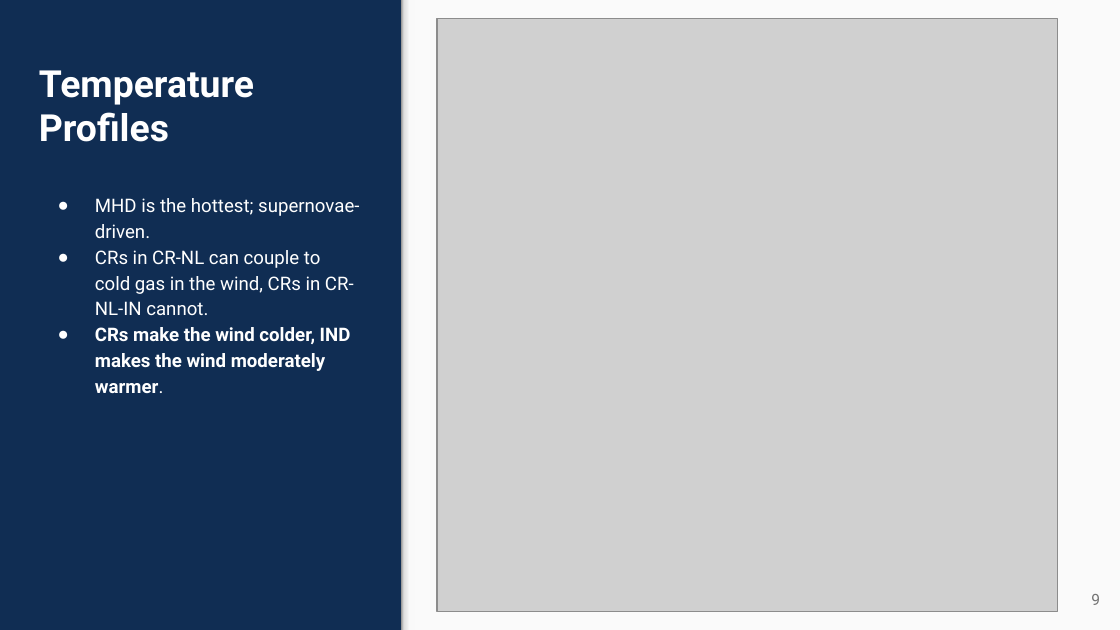
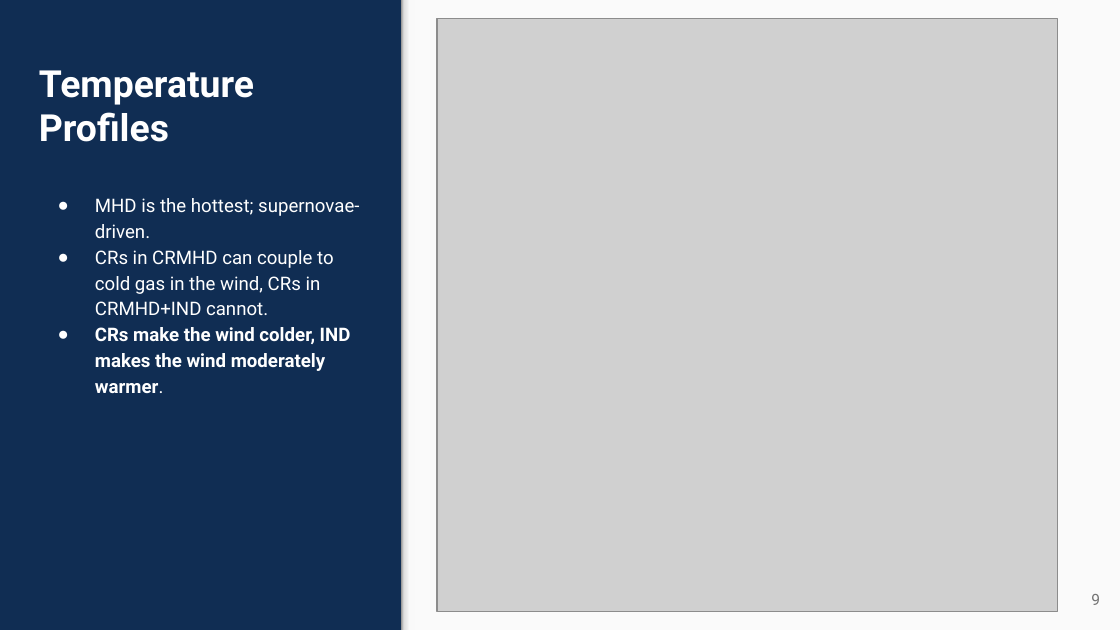
Before and after one commit to bsike/brsike.github.io, a slide deck: slide 9 of aas2025/sike_aas_2025_ppt.pptx. Drawn at 1120x630 pixels with LibreOffice and Linux fonts; fonts in the diff are those of the drawing; grey boxes stand for pictures. Boxes give left, top, right and bottom in pixels: in the first picture for what was removed or moved away, otherwise in the second. Text is boxed around its words. In the diff, an @@ line names an element or a change of style, - is before the commit and + after.

Commit message:
Update slides

```diff
--- a/aas2025/sike_aas_2025_ppt.pptx
+++ b/aas2025/sike_aas_2025_ppt.pptx
@@ text at (95,250,334,315): text changed @@
-● CRs in CR-NL can couple to cold gas in the wind, CRs in CR-NL-IN cannot.
+● CRs in CRMHD can couple to cold gas in the wind, CRs in CRMHD+IND cannot.
```
Also in this commit, not shown: 2 other slides changed, 2 other files.
